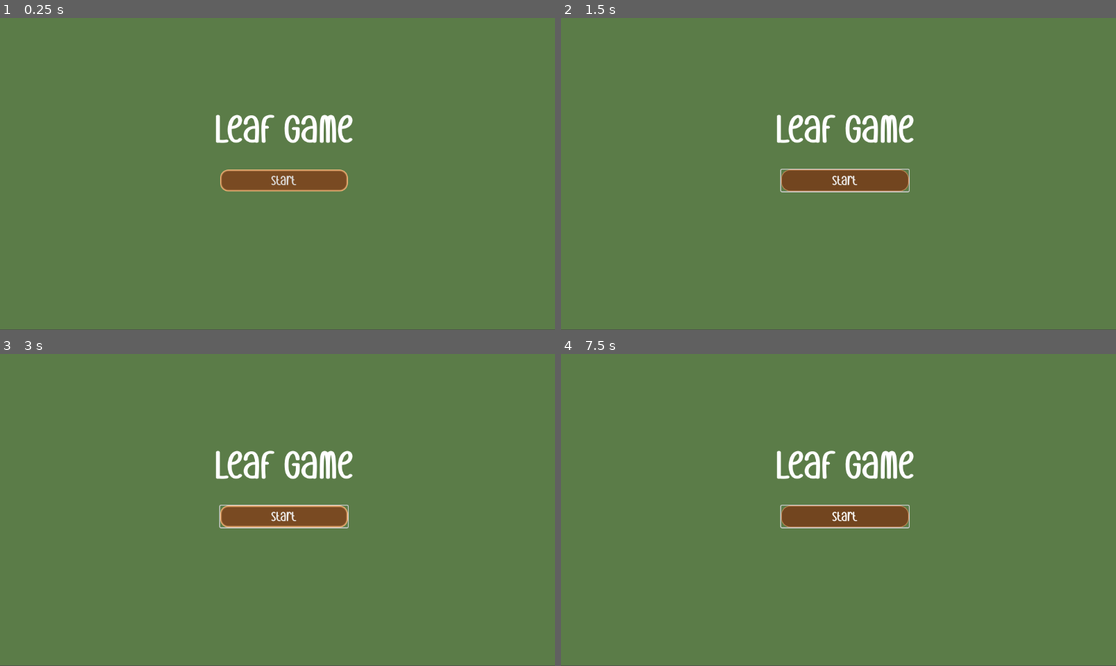
Above: before the commit, frames 1-4 (two rows, left to right).
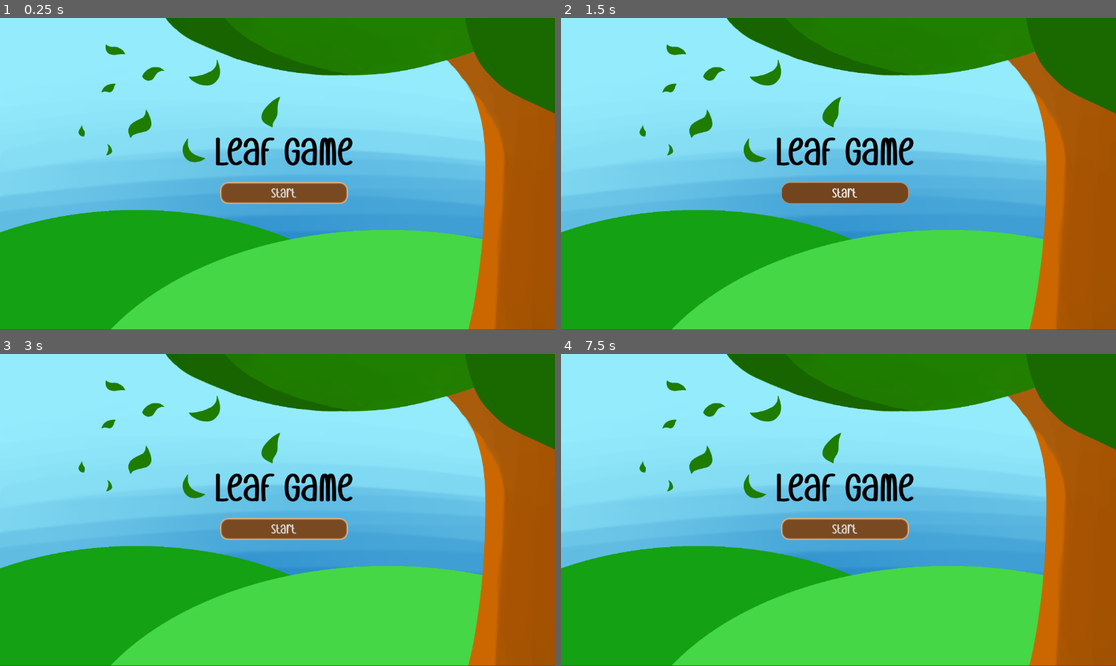
Above: after the commit, the same moments.

Repository: ewickland24/LeafGame
Game: Godot game, scene res://scenes/main_menu.tscn
The game is run twice, just before and just after one commit, with the same random seed, the same clock (stepped at 60 frames per second) and the same inputs. This scene is started directly instead of the project's main scene.
Inputs (mouse positions are in pixels of both pictures, inside the frame that each line leads up to):
- Up to frame 1 (0.25 s): no input
- Up to frame 2 (1.5 s): click "start" at 0.5 s; click "start" at 1.25 s
- Up to frame 3 (3 s): click "start" at 2 s; tap Enter at 2.75 s; move the mouse to (399, 494) at 2.77 s; click (399, 494) at 2.92 s
- Up to frame 4 (7.5 s): tap Space at 3.5, 5, 6.5 s; move the mouse to (727, 525) at 3.52 s; click (727, 525) at 3.67 s; tap Enter at 4.25, 5.75 s; move the mouse to (894, 441) at 4.27 s; click (894, 441) at 4.42 s; move the mouse to (810, 572) at 5.02 s; click (810, 572) at 5.17 s; move the mouse to (1005, 556) at 5.77 s; click (1005, 556) at 5.92 s; move the mouse to (672, 463) at 6.52 s; click (672, 463) at 6.67 s; move the mouse to (866, 510) at 7.27 s; click (866, 510) at 7.42 s

The runs differ from the first frame. In frame 1, 99% of the frame differs, in the area x 0-100%, y 0-100%; in frame 2, 99%; in frame 3, 99%; in frame 4, 99%.

Commit message:
Menus! (#4)
* Finish basic main menu setup

* Make progress on pause menu; make twig scene exist

Need to make the shader animation thingy do stuff for pause menu still

* Twing Cursor working!

Diff:
--- /dev/null
+++ b/leaf-game/GlobalTwigCursor.gd
@@ -0,0 +1,16 @@
+extends Node
+
+const CURSOR_NORMAL = preload("res://assets/sprites/StickMouse1.png")
+const CURSOR_CLICKED = preload("res://assets/sprites/StickMouse2.png")
+
+func _ready() -> void:
+	# Set the initial hardware cursor
+	Input.set_custom_mouse_cursor(CURSOR_NORMAL, Input.CURSOR_ARROW)
+
+func _input(event: InputEvent) -> void:
+	if event is InputEventMouseButton:
+		if event.button_index == MOUSE_BUTTON_LEFT:
+			if event.pressed:
+				Input.set_custom_mouse_cursor(CURSOR_CLICKED, Input.CURSOR_ARROW)
+			else:
+				Input.set_custom_mouse_cursor(CURSOR_NORMAL, Input.CURSOR_ARROW)
--- a/leaf-game/project.godot
+++ b/leaf-game/project.godot
@@ -14,3 +14,19 @@
 run/main_scene="uid://3fjpmlygo14h"
 config/features=PackedStringArray("4.5", "Forward Plus")
 config/icon="res://sprites/icon.svg"
+
+[autoload]
+
+GlobalTwigCursor="*res://GlobalTwigCursor.gd"
+
+[display]
+
+mouse_cursor/custom_image="uid://7jwkijc7epb1"
+
+[input]
+
+escape={
+"deadzone": 0.2,
+"events": [Object(InputEventKey,"resource_local_to_scene":false,"resource_name":"","device":-1,"window_id":0,"alt_pressed":false,"shift_pressed":false,"ctrl_pressed":false,"meta_pressed":false,"pressed":false,"keycode":0,"physical_keycode":4194305,"key_label":0,"unicode":0,"location":0,"echo":false,"script":null)
+]
+}
--- /dev/null
+++ b/leaf-game/scenes/autumn_level.tscn
@@ -0,0 +1,10 @@
+[gd_scene load_steps=2 format=3 uid="uid://b67oyy0ht17dt"]
+
+[ext_resource type="Texture2D" path="res://assets/backgrounds/Level-Autumn.png" id="1_cv338"]
+
+[node name="autumn_level" type="Node2D"]
+
+[node name="background" type="Sprite2D" parent="."]
+position = Vector2(1896, 328)
+scale = Vector2(1, 0.6296297)
+texture = ExtResource("1_cv338")
--- a/leaf-game/scenes/main_menu.tscn
+++ b/leaf-game/scenes/main_menu.tscn
@@ -1,9 +1,10 @@
-[gd_scene load_steps=5 format=3 uid="uid://dxtvlqqsd1gla"]
+[gd_scene load_steps=7 format=3 uid="uid://4rdi1vkrs0l0"]
 
+[ext_resource type="Texture2D" uid="uid://b2boym03cgsdu" path="res://assets/backgrounds/LeafGame Menu.png" id="1_ekxnf"]
 [ext_resource type="FontFile" uid="uid://u3tjmtmiqcqo" path="res://assets/fonts/green_leaf/Green Leaf.otf" id="1_l6cm7"]
 
-[sub_resource type="StyleBoxFlat" id="StyleBoxFlat_ekxnf"]
-bg_color = Color(0.35557458, 0.4882195, 0.28091556, 1)
+[sub_resource type="StyleBoxTexture" id="StyleBoxTexture_bqqt6"]
+texture = ExtResource("1_ekxnf")
 
 [sub_resource type="StyleBoxFlat" id="StyleBoxFlat_vue75"]
 bg_color = Color(0.47612, 0.2903492, 0.13198617, 1)
@@ -11,6 +12,19 @@
 border_width_top = 4
 border_width_right = 4
 border_width_bottom = 4
+border_color = Color(0.99560755, 0.74234235, 0.49763602, 1)
+border_blend = true
+corner_radius_top_left = 16
+corner_radius_top_right = 16
+corner_radius_bottom_right = 16
+corner_radius_bottom_left = 16
+
+[sub_resource type="StyleBoxFlat" id="StyleBoxFlat_ekxnf"]
+bg_color = Color(0.3916001, 0.23556149, 0.10248185, 1)
+border_width_left = 2
+border_width_top = 2
+border_width_right = 2
+border_width_bottom = 2
 border_color = Color(0.99560755, 0.74234235, 0.49763602, 1)
 border_blend = true
 corner_radius_top_left = 16
@@ -39,7 +53,7 @@
 layout_mode = 0
 offset_right = 1155.0
 offset_bottom = 647.0
-theme_override_styles/panel = SubResource("StyleBoxFlat_ekxnf")
+theme_override_styles/panel = SubResource("StyleBoxTexture_bqqt6")
 
 [node name="startButton" type="Button" parent="."]
 layout_mode = 1
@@ -47,23 +61,25 @@
 anchor_left = 0.5
 anchor_right = 0.5
 offset_left = 457.0
-offset_top = 315.0
+offset_top = 341.0
 offset_right = 722.0
-offset_bottom = 360.0
+offset_bottom = 386.0
 grow_horizontal = 2
+focus_mode = 0
 theme_override_fonts/font = ExtResource("1_l6cm7")
 theme_override_font_sizes/font_size = 40
 theme_override_styles/normal = SubResource("StyleBoxFlat_vue75")
-theme_override_styles/pressed = SubResource("StyleBoxFlat_l6cm7")
+theme_override_styles/pressed = SubResource("StyleBoxFlat_ekxnf")
 theme_override_styles/hover = SubResource("StyleBoxFlat_l6cm7")
 text = "start"
 
-[node name="Label" type="Label" parent="."]
+[node name="Title" type="Label" parent="."]
 layout_mode = 0
 offset_left = 399.0
-offset_top = 175.0
+offset_top = 222.0
 offset_right = 779.0
-offset_bottom = 275.0
+offset_bottom = 330.0
+theme_override_colors/font_color = Color(0, 0, 0, 1)
 theme_override_fonts/font = ExtResource("1_l6cm7")
 theme_override_font_sizes/font_size = 120
 text = "Leaf Game"
--- /dev/null
+++ b/leaf-game/scenes/pause_menu.gd
@@ -0,0 +1,26 @@
+extends Control
+
+
+# Called when the node enters the scene tree for the first time.
+func resume():
+	get_tree().paused = false
+	$AnimationPlayer.play_backwards("blur")
+
+func pause():
+	get_tree().paused = true
+	$AnimationPlayer.play("blur")
+
+func test_escape():
+	if Input.is_action_just_pressed("esc") and get_tree().paused == false:
+		pause()
+	if Input.is_action_just_pressed("esc") and get_tree().paused == true:
+		resume()
+
+func _on_resume_button_pressed() -> void:
+	resume()
+
+func _on_restart_button_pressed() -> void:
+	get_tree().reload_current_scene()
+
+func _on_quit_button_pressed() -> void:
+	get_tree().quit()
--- /dev/null
+++ b/leaf-game/scenes/pause_menu.gdshader
@@ -0,0 +1,14 @@
+shader_type canvas_item;
+uniform sampler2D SCREEN_TEXTURE: hint_screen_texture, filter_linear_mipmap;
+
+uniform float lod: hint_range(0.0, 5) = 0.0;
+
+void fragment() {
+	vec4 color = texture(SCREEN_TEXTURE, SCREEN_UV, lod);
+	COLOR = color;
+}
+
+//void light() {
+//	// Called for every pixel for every light affecting the CanvasItem.
+//	// Uncomment to replace the default light processing function with this one.
+//}
--- /dev/null
+++ b/leaf-game/scenes/pause_menu.tscn
@@ -0,0 +1,256 @@
+[gd_scene load_steps=12 format=3 uid="uid://dggwy7x3xx8j2"]
+
+[ext_resource type="Script" uid="uid://boghblesesy2j" path="res://scenes/pause_menu.gd" id="1_kukqi"]
+[ext_resource type="Shader" uid="uid://c426tkaqag14" path="res://scenes/pause_menu.gdshader" id="1_myx47"]
+[ext_resource type="FontFile" uid="uid://u3tjmtmiqcqo" path="res://assets/fonts/green_leaf/Green Leaf.otf" id="1_n87rw"]
+
+[sub_resource type="ShaderMaterial" id="ShaderMaterial_kukqi"]
+shader = ExtResource("1_myx47")
+shader_parameter/lod = 0.0
+
+[sub_resource type="StyleBoxFlat" id="StyleBoxFlat_kukqi"]
+content_margin_left = 20.0
+content_margin_right = 20.0
+
+[sub_resource type="StyleBoxFlat" id="StyleBoxFlat_n87rw"]
+bg_color = Color(0.47612, 0.2903492, 0.13198617, 1)
+border_width_left = 4
+border_width_top = 4
+border_width_right = 4
+border_width_bottom = 4
+border_color = Color(0.99560755, 0.74234235, 0.49763602, 1)
+border_blend = true
+corner_radius_top_left = 16
+corner_radius_top_right = 16
+corner_radius_bottom_right = 16
+corner_radius_bottom_left = 16
+
+[sub_resource type="StyleBoxFlat" id="StyleBoxFlat_5d2l8"]
+bg_color = Color(0.3916001, 0.23556149, 0.10248185, 1)
+border_width_left = 2
+border_width_top = 2
+border_width_right = 2
+border_width_bottom = 2
+border_color = Color(0.99560755, 0.74234235, 0.49763602, 1)
+border_blend = true
+corner_radius_top_left = 16
+corner_radius_top_right = 16
+corner_radius_bottom_right = 16
+corner_radius_bottom_left = 16
+
+[sub_resource type="StyleBoxFlat" id="StyleBoxFlat_myx47"]
+bg_color = Color(0.44565427, 0.27112207, 0.122458674, 1)
+border_width_left = 2
+border_width_top = 2
+border_width_right = 2
+border_width_bottom = 2
+border_color = Color(0.83137256, 0.5764706, 0.37254903, 1)
+border_blend = true
+corner_radius_top_left = 18
+corner_radius_top_right = 18
+corner_radius_bottom_right = 18
+corner_radius_bottom_left = 18
+
+[sub_resource type="Animation" id="Animation_5d2l8"]
+length = 0.3
+tracks/0/type = "bezier"
+tracks/0/imported = false
+tracks/0/enabled = true
+tracks/0/path = NodePath("ColorRect:material:shader_parameter/lod")
+tracks/0/interp = 1
+tracks/0/loop_wrap = true
+tracks/0/keys = {
+"handle_modes": PackedInt32Array(0),
+"points": PackedFloat32Array(0, -0.15, 0, 0.15, 0),
+"times": PackedFloat32Array(0)
+}
+tracks/1/type = "bezier"
+tracks/1/imported = false
+tracks/1/enabled = true
+tracks/1/path = NodePath("PanelContainer:modulate:r")
+tracks/1/interp = 1
+tracks/1/loop_wrap = true
+tracks/1/keys = {
+"handle_modes": PackedInt32Array(0),
+"points": PackedFloat32Array(1, -0.15, 0, 0.15, 0),
+"times": PackedFloat32Array(0)
+}
+tracks/2/type = "bezier"
+tracks/2/imported = false
+tracks/2/enabled = true
+tracks/2/path = NodePath("PanelContainer:modulate:g")
+tracks/2/interp = 1
+tracks/2/loop_wrap = true
+tracks/2/keys = {
+"handle_modes": PackedInt32Array(0),
+"points": PackedFloat32Array(1, -0.15, 0, 0.15, 0),
+"times": PackedFloat32Array(0)
+}
+tracks/3/type = "bezier"
+tracks/3/imported = false
+tracks/3/enabled = true
+tracks/3/path = NodePath("PanelContainer:modulate:b")
+tracks/3/interp = 1
+tracks/3/loop_wrap = true
+tracks/3/keys = {
+"handle_modes": PackedInt32Array(0),
+"points": PackedFloat32Array(1, -0.15, 0, 0.15, 0),
+"times": PackedFloat32Array(0)
+}
+tracks/4/type = "bezier"
+tracks/4/imported = false
+tracks/4/enabled = true
+tracks/4/path = NodePath("PanelContainer:modulate:a")
+tracks/4/interp = 1
+tracks/4/loop_wrap = true
+tracks/4/keys = {
+"handle_modes": PackedInt32Array(0),
+"points": PackedFloat32Array(0, -0.15, 0, 0.15, 0),
+"times": PackedFloat32Array(0)
+}
+
+[sub_resource type="Animation" id="Animation_myx47"]
+resource_name = "blur"
+length = 0.3
+tracks/0/type = "bezier"
+tracks/0/imported = false
+tracks/0/enabled = true
+tracks/0/path = NodePath("ColorRect:material:shader_parameter/lod")
+tracks/0/interp = 1
+tracks/0/loop_wrap = true
+tracks/0/keys = {
+"handle_modes": PackedInt32Array(0),
+"points": PackedFloat32Array(0, -0.15, 0, 0.15, 0),
+"times": PackedFloat32Array(0)
+}
+tracks/1/type = "bezier"
+tracks/1/imported = false
+tracks/1/enabled = true
+tracks/1/path = NodePath("PanelContainer:modulate:r")
+tracks/1/interp = 1
+tracks/1/loop_wrap = true
+tracks/1/keys = {
+"handle_modes": PackedInt32Array(0, 2),
+"points": PackedFloat32Array(1, -0.15, 0, 0.15, 0, 1, -0.050000004, 0, 0, 0),
+"times": PackedFloat32Array(0, 0.3)
+}
+tracks/2/type = "bezier"
+tracks/2/imported = false
+tracks/2/enabled = true
+tracks/2/path = NodePath("PanelContainer:modulate:g")
+tracks/2/interp = 1
+tracks/2/loop_wrap = true
+tracks/2/keys = {
+"handle_modes": PackedInt32Array(0, 2),
+"points": PackedFloat32Array(1, -0.15, 0, 0.15, 0, 1, -0.050000004, 0, 0, 0),
+"times": PackedFloat32Array(0, 0.3)
+}
+tracks/3/type = "bezier"
+tracks/3/imported = false
+tracks/3/enabled = true
+tracks/3/path = NodePath("PanelContainer:modulate:b")
+tracks/3/interp = 1
+tracks/3/loop_wrap = true
+tracks/3/keys = {
+"handle_modes": PackedInt32Array(0, 2),
+"points": PackedFloat32Array(1, -0.15, 0, 0.15, 0, 1, -0.050000004, 0, 0, 0),
+"times": PackedFloat32Array(0, 0.3)
+}
+tracks/4/type = "bezier"
+tracks/4/imported = false
+tracks/4/enabled = true
+tracks/4/path = NodePath("PanelContainer:modulate:a")
+tracks/4/interp = 1
+tracks/4/loop_wrap = true
+tracks/4/keys = {
+"handle_modes": PackedInt32Array(0, 2),
+"points": PackedFloat32Array(0, -0.15, 0, 0.15, 0, 0.99607843, -0.050000004, -0.16601308, 0, 0),
+"times": PackedFloat32Array(0, 0.3)
+}
+
+[sub_resource type="AnimationLibrary" id="AnimationLibrary_kukqi"]
+_data = {
+&"RESET": SubResource("Animation_5d2l8"),
+&"blur": SubResource("Animation_myx47")
+}
+
+[node name="pauseMenu" type="Control"]
+process_mode = 3
+layout_mode = 3
+anchors_preset = 15
+anchor_right = 1.0
+anchor_bottom = 1.0
+offset_top = 24.0
+offset_bottom = 24.0
+grow_horizontal = 2
+grow_vertical = 2
+script = ExtResource("1_kukqi")
+
+[node name="ColorRect" type="ColorRect" parent="."]
+material = SubResource("ShaderMaterial_kukqi")
+layout_mode = 1
+anchors_preset = 15
+anchor_right = 1.0
+anchor_bottom = 1.0
+grow_horizontal = 2
+grow_vertical = 2
+
+[node name="PanelContainer" type="PanelContainer" parent="."]
+modulate = Color(1, 1, 1, 0)
+layout_mode = 1
+anchors_preset = 8
+anchor_left = 0.5
+anchor_top = 0.5
+anchor_right = 0.5
+anchor_bottom = 0.5
+offset_left = -199.0
+offset_top = -165.0
+offset_right = 199.0
+offset_bottom = 165.0
+grow_horizontal = 2
+grow_vertical = 2
+theme_override_styles/panel = SubResource("StyleBoxFlat_kukqi")
+
+[node name="VBoxContainer" type="VBoxContainer" parent="PanelContainer"]
+layout_mode = 2
+theme_override_constants/separation = 20
+alignment = 1
+
+[node name="resumeButton" type="Button" parent="PanelContainer/VBoxContainer"]
+layout_mode = 2
+focus_mode = 0
+theme_override_fonts/font = ExtResource("1_n87rw")
+theme_override_font_sizes/font_size = 40
+theme_override_styles/normal = SubResource("StyleBoxFlat_n87rw")
+theme_override_styles/pressed = SubResource("StyleBoxFlat_5d2l8")
+theme_override_styles/hover = SubResource("StyleBoxFlat_myx47")
+text = "resume"
+
+[node name="restartButton" type="Button" parent="PanelContainer/VBoxContainer"]
+layout_mode = 2
+focus_mode = 0
+theme_override_fonts/font = ExtResource("1_n87rw")
+theme_override_font_sizes/font_size = 40
+theme_override_styles/normal = SubResource("StyleBoxFlat_n87rw")
+theme_override_styles/pressed = SubResource("StyleBoxFlat_myx47")
+theme_override_styles/hover = SubResource("StyleBoxFlat_myx47")
+text = "restart"
+
+[node name="quitButton" type="Button" parent="PanelContainer/VBoxContainer"]
+layout_mode = 2
+focus_mode = 0
+theme_override_fonts/font = ExtResource("1_n87rw")
+theme_override_font_sizes/font_size = 40
+theme_override_styles/normal = SubResource("StyleBoxFlat_n87rw")
+theme_override_styles/pressed = SubResource("StyleBoxFlat_myx47")
+theme_override_styles/hover = SubResource("StyleBoxFlat_myx47")
+text = "Quit"
+
+[node name="AnimationPlayer" type="AnimationPlayer" parent="."]
+libraries = {
+&"": SubResource("AnimationLibrary_kukqi")
+}
+
+[connection signal="pressed" from="PanelContainer/VBoxContainer/resumeButton" to="." method="_on_resume_button_pressed"]
+[connection signal="pressed" from="PanelContainer/VBoxContainer/restartButton" to="." method="_on_restart_button_pressed"]
+[connection signal="pressed" from="PanelContainer/VBoxContainer/quitButton" to="." method="_on_quit_button_pressed"]
--- /dev/null
+++ b/leaf-game/scenes/pause_menu2.tscn
@@ -0,0 +1,145 @@
+[gd_scene load_steps=10 format=3 uid="uid://bg5uhr3d2g2p6"]
+
+[ext_resource type="Shader" uid="uid://c426tkaqag14" path="res://scenes/pause_menu.gdshader" id="1_4wqo1"]
+[ext_resource type="FontFile" uid="uid://u3tjmtmiqcqo" path="res://assets/fonts/green_leaf/Green Leaf.otf" id="2_ybhyr"]
+
+[sub_resource type="ShaderMaterial" id="ShaderMaterial_kukqi"]
+shader = ExtResource("1_4wqo1")
+shader_parameter/lod = 0.0
+
+[sub_resource type="StyleBoxFlat" id="StyleBoxFlat_kukqi"]
+content_margin_left = 20.0
+content_margin_right = 20.0
+
+[sub_resource type="StyleBoxFlat" id="StyleBoxFlat_n87rw"]
+bg_color = Color(0.47612, 0.2903492, 0.13198617, 1)
+border_width_left = 4
+border_width_top = 4
+border_width_right = 4
+border_width_bottom = 4
+border_color = Color(0.99560755, 0.74234235, 0.49763602, 1)
+border_blend = true
+corner_radius_top_left = 16
+corner_radius_top_right = 16
+corner_radius_bottom_right = 16
+corner_radius_bottom_left = 16
+
+[sub_resource type="StyleBoxFlat" id="StyleBoxFlat_myx47"]
+bg_color = Color(0.44565427, 0.27112207, 0.122458674, 1)
+border_width_left = 2
+border_width_top = 2
+border_width_right = 2
+border_width_bottom = 2
+border_color = Color(0.83137256, 0.5764706, 0.37254903, 1)
+border_blend = true
+corner_radius_top_left = 18
+corner_radius_top_right = 18
+corner_radius_bottom_right = 18
+corner_radius_bottom_left = 18
+
+[sub_resource type="Animation" id="Animation_5d2l8"]
+length = 0.001
+tracks/0/type = "value"
+tracks/0/imported = false
+tracks/0/enabled = true
+tracks/0/path = NodePath("ColorRect:material:shader")
+tracks/0/interp = 1
+tracks/0/loop_wrap = true
+tracks/0/keys = {
+"times": PackedFloat32Array(0),
+"transitions": PackedFloat32Array(1),
+"update": 1,
+"values": [ExtResource("1_4wqo1")]
+}
+
+[sub_resource type="Animation" id="Animation_myx47"]
+resource_name = "blur"
+length = 0.3
+tracks/0/type = "value"
+tracks/0/imported = false
+tracks/0/enabled = true
+tracks/0/path = NodePath("ColorRect:material:shader")
+tracks/0/interp = 1
+tracks/0/loop_wrap = true
+tracks/0/keys = {
+"times": PackedFloat32Array(0),
+"transitions": PackedFloat32Array(1),
+"update": 1,
+"values": [ExtResource("1_4wqo1")]
+}
+
+[sub_resource type="AnimationLibrary" id="AnimationLibrary_kukqi"]
+_data = {
+&"RESET": SubResource("Animation_5d2l8"),
+&"blur": SubResource("Animation_myx47")
+}
+
+[node name="pauseMenu" type="Control"]
+process_mode = 3
+layout_mode = 3
+anchors_preset = 15
+anchor_right = 1.0
+anchor_bottom = 1.0
+grow_horizontal = 2
+grow_vertical = 2
+
+[node name="ColorRect" type="ColorRect" parent="."]
+material = SubResource("ShaderMaterial_kukqi")
+layout_mode = 1
+anchors_preset = 15
+anchor_right = 1.0
+anchor_bottom = 1.0
+grow_horizontal = 2
+grow_vertical = 2
+
+[node name="PanelContainer" type="PanelContainer" parent="."]
+layout_mode = 1
+anchors_preset = 8
+anchor_left = 0.5
+anchor_top = 0.5
+anchor_right = 0.5
+anchor_bottom = 0.5
+offset_left = -199.0
+offset_top = -165.0
+offset_right = 199.0
+offset_bottom = 165.0
+grow_horizontal = 2
+grow_vertical = 2
+theme_override_styles/panel = SubResource("StyleBoxFlat_kukqi")
+
+[node name="VBoxContainer" type="VBoxContainer" parent="PanelContainer"]
+layout_mode = 2
+theme_override_constants/separation = 20
+alignment = 1
+
+[node name="resumeButton" type="Button" parent="PanelContainer/VBoxContainer"]
+layout_mode = 2
+theme_override_fonts/font = ExtResource("2_ybhyr")
+theme_override_font_sizes/font_size = 40
+theme_override_styles/normal = SubResource("StyleBoxFlat_n87rw")
+theme_override_styles/pressed = SubResource("StyleBoxFlat_myx47")
+theme_override_styles/hover = SubResource("StyleBoxFlat_myx47")
+text = "resume"
+
+[node name="quitToMainButton" type="Button" parent="PanelContainer/VBoxContainer"]
+layout_mode = 2
+theme_override_fonts/font = ExtResource("2_ybhyr")
+theme_override_font_sizes/font_size = 40
+theme_override_styles/normal = SubResource("StyleBoxFlat_n87rw")
+theme_override_styles/pressed = SubResource("StyleBoxFlat_myx47")
+theme_override_styles/hover = SubResource("StyleBoxFlat_myx47")
+text = "restart"
+
+[node name="quitButton" type="Button" parent="PanelContainer/VBoxContainer"]
+layout_mode = 2
+theme_override_fonts/font = ExtResource("2_ybhyr")
+theme_override_font_sizes/font_size = 40
+theme_override_styles/normal = SubResource("StyleBoxFlat_n87rw")
+theme_override_styles/pressed = SubResource("StyleBoxFlat_myx47")
+theme_override_styles/hover = SubResource("StyleBoxFlat_myx47")
+text = "Quit"
+
+[node name="AnimationPlayer" type="AnimationPlayer" parent="."]
+libraries = {
+&"": SubResource("AnimationLibrary_kukqi")
+}
--- /dev/null
+++ b/leaf-game/scenes/spring_level.tscn
@@ -0,0 +1,10 @@
+[gd_scene load_steps=2 format=3 uid="uid://poiiu3g6risk"]
+
+[ext_resource type="Texture2D" path="res://assets/backgrounds/Level-Spring.png" id="1_d3k7w"]
+
+[node name="springLevel" type="Node2D"]
+
+[node name="background" type="Sprite2D" parent="."]
+position = Vector2(1898.25, 314.24997)
+scale = Vector2(1.0115886, 0.6421296)
+texture = ExtResource("1_d3k7w")
--- /dev/null
+++ b/leaf-game/scenes/summer_level.tscn
@@ -0,0 +1,10 @@
+[gd_scene load_steps=2 format=3 uid="uid://de6lpskjqhgu7"]
+
+[ext_resource type="Texture2D" path="res://assets/backgrounds/Level-Summer.png" id="1_grf2j"]
+
+[node name="summer_level" type="Node2D"]
+
+[node name="background" type="Sprite2D" parent="."]
+position = Vector2(1882.5001, 319)
+scale = Vector2(0.99140626, 0.6296296)
+texture = ExtResource("1_grf2j")
--- /dev/null
+++ b/leaf-game/scenes/winter_level.tscn
@@ -0,0 +1,10 @@
+[gd_scene load_steps=2 format=3 uid="uid://bl28dk1q205ex"]
+
+[ext_resource type="Texture2D" path="res://assets/backgrounds/Level-Winter.png" id="1_36hwf"]
+
+[node name="winter_level" type="Node2D"]
+
+[node name="background" type="Sprite2D" parent="."]
+position = Vector2(1873, 326)
+scale = Vector2(0.99010414, 0.6203704)
+texture = ExtResource("1_36hwf")
Not shown, added: leaf-game/GlobalTwigCursor.gd.uid
Binary file added: leaf-game/assets/backgrounds/LeafGame Menu.png
Not shown, added: leaf-game/assets/backgrounds/LeafGame Menu.png.import
Binary file added: leaf-game/assets/sprites/StickMouse1.png
Not shown, added: leaf-game/assets/sprites/StickMouse1.png.import
Binary file added: leaf-game/assets/sprites/StickMouse2.png
Not shown, added: leaf-game/assets/sprites/StickMouse2.png.import
Not shown, added: leaf-game/scenes/pause_menu.gd.uid
Not shown, added: leaf-game/scenes/pause_menu.gdshader.uid
Not shown, added: leaf-game/scenes/twig_cursor.tscn1127726443.tmp
